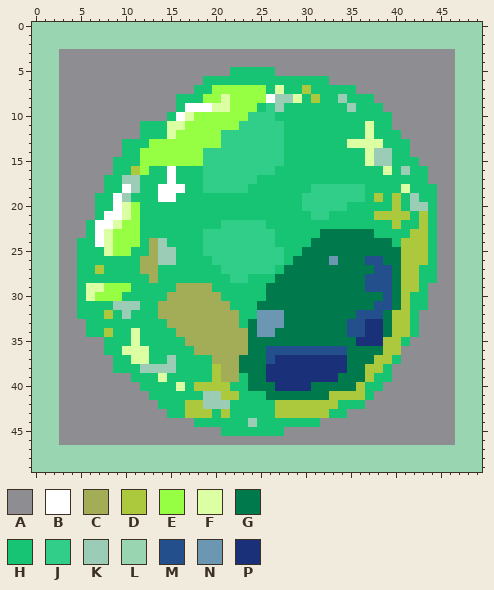
Two states of a pixel-art sprite, bonus/tiles/player.png. That is the earlier state.
The file is 50x50 pixels.
Palette (. is transparent): A #8e8e92  B #ffffff  C #a3ac56  D #acc83d  E #97ff43  F #ddffa3  G #00794c  H #16c474  J #30ce88  K #9bccb5  L #99d5b0  M #23508c  N #6c97b2  P #1a3079
Now the later version:
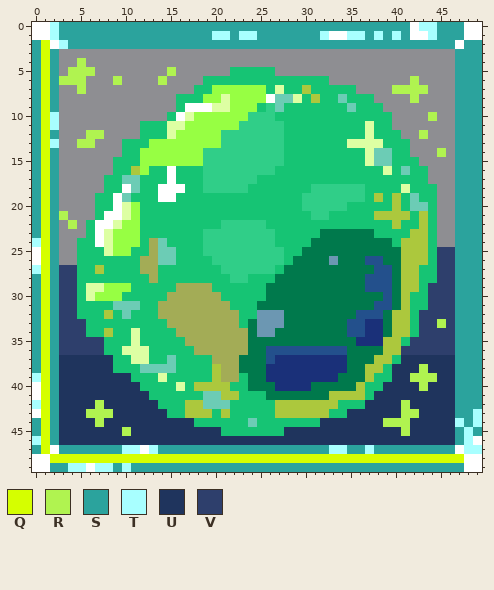
Colours new in this view: Q #d5ff00  R #b0f350  S #2ba39d  T #a8ffff  U #1f345d  V #2e3f6c
The edit:
Colour K changes from #9bccb5 to #6cccb5.
Colour L becomes colour B in row 0 at x 0 to 1, 42 and 48 to 49; in row 1 at x 0 to 1, 33 to 34, 42 to 43 and 48 to 49; in row 2 at x 2 and 47; in rows 25 to 26 at x 0; in rows 40 to 41 at x 0; in row 43 at x 0.
Colour L becomes colour B in row 46 at x 49; in row 47 at x 2, 12 and 47; in row 48 at x 0 to 1 and 48 to 49; in row 49 at x 0 to 1, 6 and 48 to 49.
Colour L becomes colour Q in rows 2 to 47 at x 1; in row 48 at x 2 to 47.
Colour A becomes colour R in row 4 at x 5; in row 5 at x 4 to 6 and 15; in row 6 at x 3 to 5, 9, 14 and 42; in row 7 at x 5 and 40 to 43; in row 8 at x 42; in row 10 at x 44.
Colour A becomes colour R in row 12 at x 6 to 7 and 43; in row 13 at x 5 to 6; in row 14 at x 45; in row 21 at x 3; in row 22 at x 4; in row 33 at x 45.
Colour A becomes colour R in row 38 at x 43; in row 39 at x 42 to 44; in row 40 at x 43; in row 42 at x 7 and 41; in row 43 at x 6 to 8 and 41 to 42; in row 44 at x 7 and 39 to 41.
Colour A becomes colour R in row 45 at x 10 and 41.
Colour L becomes colour S in row 0 at x 3 to 41 and 45 to 47; in row 1 at x 3 to 19, 22, 25 to 31, 37, 39, 41 and 45 to 47; in row 2 at x 0, 4 to 46 and 48 to 49; in rows 3 to 9 at x 0, 2 and 47 to 49; in rows 10 to 11 at x 0 and 47 to 49; in row 12 at x 0, 2 and 47 to 49.
Colour L becomes colour S in row 13 at x 0 and 47 to 49; in rows 14 to 23 at x 0, 2 and 47 to 49; in rows 24 to 27 at x 2 and 47 to 49; in rows 28 to 38 at x 0, 2 and 47 to 49; in rows 39 to 42 at x 2 and 47 to 49; in row 43 at x 2 and 47 to 48.
Colour L becomes colour S in row 44 at x 0, 2 and 48; in row 45 at x 0, 2, 47 and 49; in row 46 at x 2 and 47; in row 47 at x 0, 3 to 9, 14 to 32, 35 to 36 and 38 to 46; in row 49 at x 2 to 3, 9 and 11 to 47.
Colour L becomes colour T in row 0 at x 2 and 43 to 44; in row 1 at x 2, 20 to 21, 23 to 24, 32, 35 to 36, 38, 40 and 44; in row 2 at x 3; in rows 10 to 11 at x 2; in row 13 at x 2; in row 24 at x 0.
Colour L becomes colour T in row 27 at x 0; in row 39 at x 0; in row 42 at x 0; in row 43 at x 49; in row 44 at x 47 and 49; in row 45 at x 48.
Colour L becomes colour T in row 46 at x 0 and 48; in row 47 at x 10 to 11, 13, 33 to 34, 37 and 48 to 49; in row 49 at x 4 to 5, 7 to 8 and 10.
Colour A becomes colour U in row 37 at x 3 to 8 and 41 to 46; in row 38 at x 3 to 8, 40 to 42 and 44 to 46; in row 39 at x 3 to 10, 40 to 41 and 45 to 46; in row 40 at x 3 to 11, 39 to 42 and 44 to 46; in row 41 at x 3 to 12 and 38 to 46; in row 42 at x 3 to 6, 8 to 13, 37 to 40 and 42 to 46.
Colour A becomes colour U in row 43 at x 3 to 5, 9 to 14, 35 to 40 and 43 to 46; in row 44 at x 3 to 6, 8 to 17, 32 to 38 and 42 to 46; in row 45 at x 3 to 9, 11 to 20, 28 to 40 and 42 to 46; in row 46 at x 3 to 46.
Colour A becomes colour V in rows 25 to 26 at x 45 to 46; in rows 27 to 28 at x 3 to 4 and 45 to 46; in rows 29 to 31 at x 3 to 4 and 44 to 46; in row 32 at x 3 to 4 and 43 to 46; in row 33 at x 3 to 5, 43 to 44 and 46; in row 34 at x 3 to 5 and 43 to 46.
Colour A becomes colour V in row 35 at x 3 to 7 and 42 to 46; in row 36 at x 3 to 7 and 41 to 46.
Where, in picture pixels (left, top, right, bottom), the same in both pictures:
changed: (32, 22, 482, 472)
